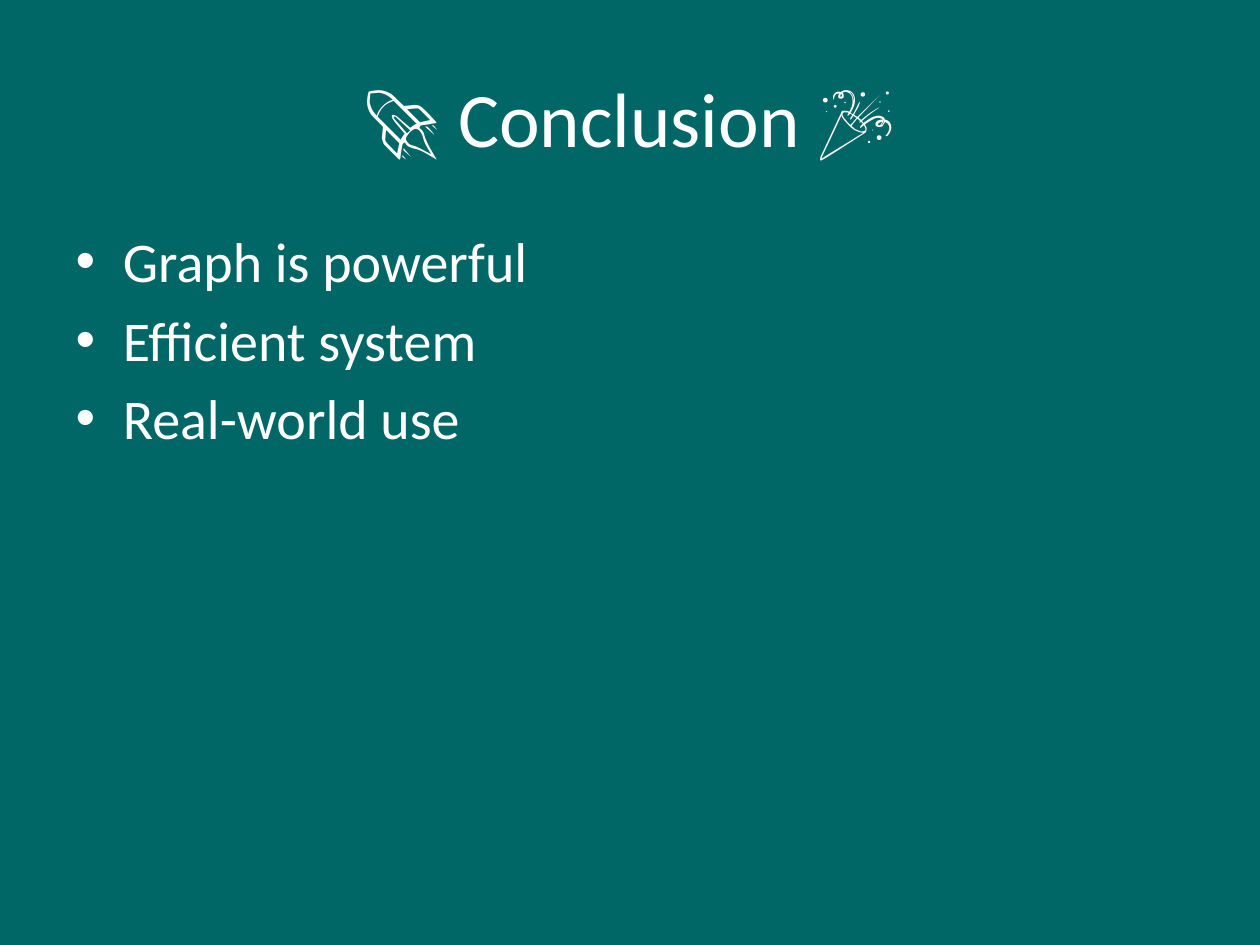
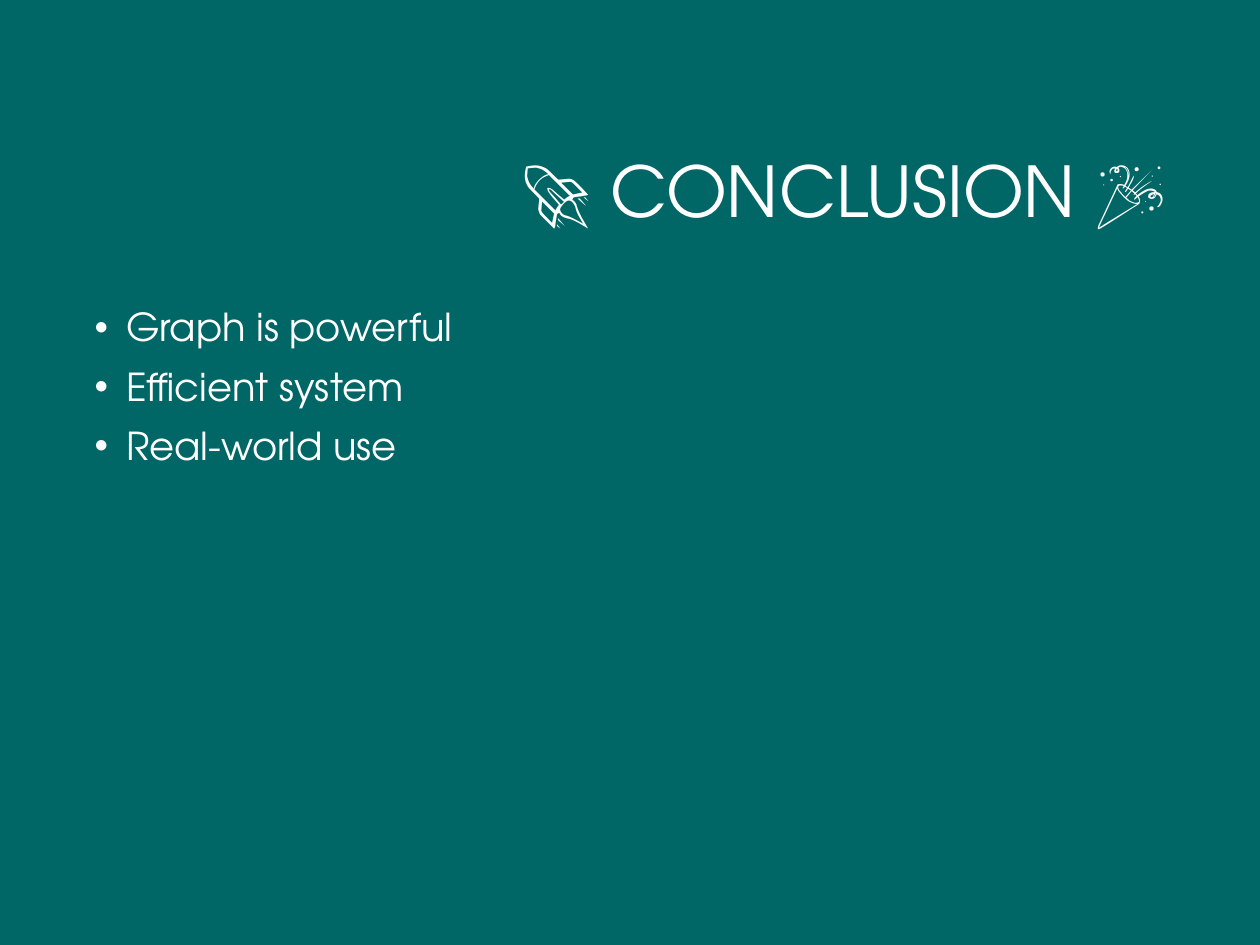
Before and after one commit to hemal-vasili/City-Transport-Manageent, a slide deck: slide 8 of ppt/ppt.pptx. Drawn at 1260x945 pixels with LibreOffice and Linux fonts; fonts in the diff are those of the drawing; background and template pictures are left out. Boxes give left, top, right and bottom in pixels: in the first picture for what was removed or moved away, otherwise in the second. Text is boxed around its words. In the diff, an @@ line names an element or a change of style, - is before the commit and + after.

```diff
--- a/ppt/ppt.pptx
+++ b/ppt/ppt.pptx
@@ title at box(611, 164, 1076, 218): text changed; size 44 to 40 pt; font Calibri to TeX Gyre Adventor @@
-🚀 Conclusion 🎉
+🚀 CONCLUSION 🎉
@@ text "Graph is powerful": place and size @@
-text "Graph is powerful" at box(123, 243, 527, 440)
+text "Graph is powerful" at box(126, 312, 453, 461)
@@ text "Graph is powerful" at box(126, 312, 453, 461): size 32 to 22 pt, font Calibri to TeX Gyre Adventor; indent changed; line spacing 1 to 0.9; more space between paragraphs @@
```
Also in this commit, not shown: 7 other slides changed.
